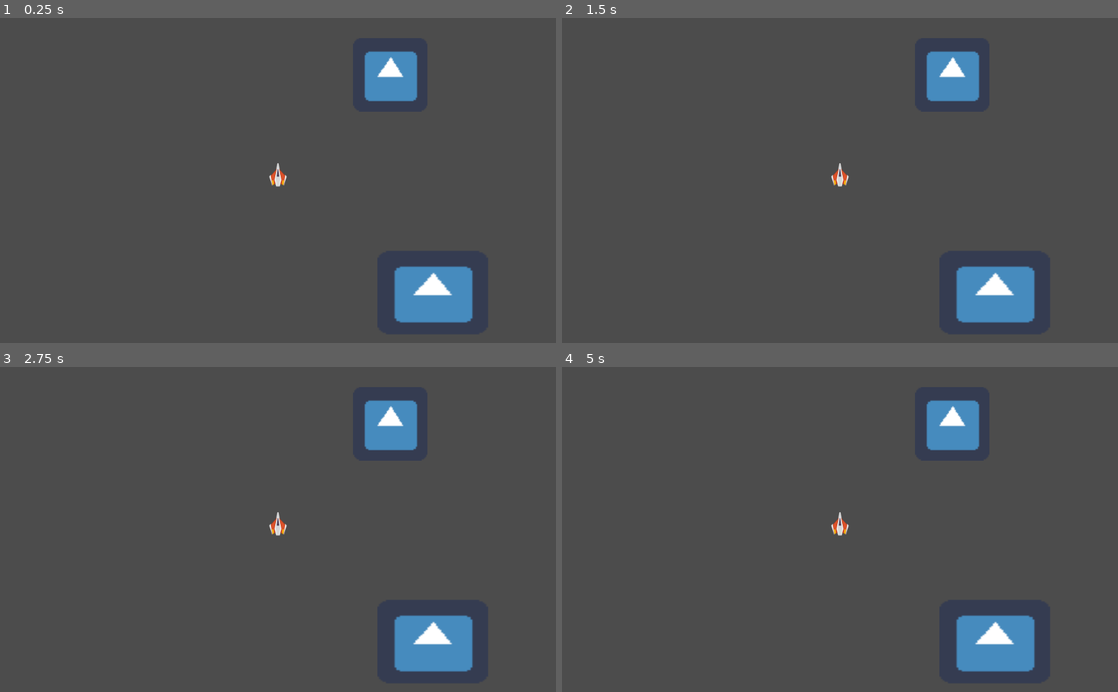
Above: before the commit, frames 1-4 (two rows, left to right).
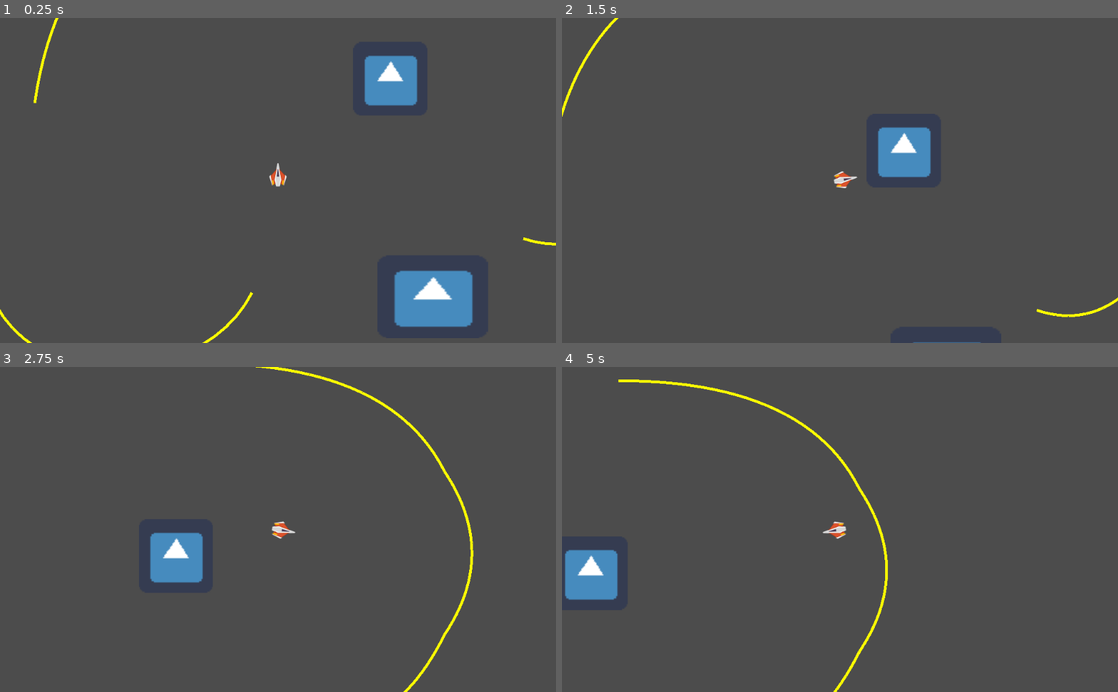
Above: after the commit, the same moments.

Repository: luluu9/Space-Race
Game: Godot game, scene res://game.tscn
The game is run twice, just before and just after one commit, with the same random seed, the same clock (stepped at 60 frames per second) and the same inputs. The engine's default icon, where the game draws it, is replaced by a stand-in: a white triangle on a blue panel in a dark square.
Inputs (mouse positions are in pixels of both pictures, inside the frame that each line leads up to):
- Up to frame 1 (0.25 s): no input
- Up to frame 2 (1.5 s): tap Enter at 0.5 s; move the mouse to (962, 164) at 0.52 s; hold D (RIGHT) 0.53-1.28 s; hold Ctrl 0.53-1.28 s; click (962, 164) at 0.67 s; move the mouse to (728, 196) at 1.27 s; hold A (LEFT) from 1.28 s (still down); tap Shift at 1.35 s
- Up to frame 3 (2.75 s): move the mouse to (333, 458) at 2.02 s; release A (LEFT) at 2.03 s; hold D (RIGHT) from 2.03 s (still down); hold Ctrl from 2.03 s (still down)
- Up to frame 4 (5 s): move the mouse to (812, 594) at 2.77 s; release D (RIGHT) at 2.78 s; release Ctrl at 2.78 s; hold W 2.78-3.53 s; tap Shift at 2.85, 4.35 s; click (812, 594) at 2.92 s; move the mouse to (1006, 578) at 3.52 s; hold Ctrl 3.53-4.28 s; hold A (LEFT) from 3.53 s (still down); tap N (MAP_CREATE) at 4.15 s; move the mouse to (673, 480) at 4.27 s; tap M (MAP_CSTARTPOINT) at 4.9 s

The runs differ from the first frame. In frame 1, 1.5% of the frame differs, in the area x 0-100%, y 0-100%; in frame 2, 5.9%; in frame 3, 6.1%; in frame 4, 6.4%, in the area x 0-85%, y 3-100%.
Error before the commit: Parse Error: The identifier "THRUST" isn't declared in the current scope. (res://PlayerBody.gd:47)

Commit message:
Resolve some remaining conflicts after the merge

Diff:
--- /dev/null
+++ b/Maps/Simple map.tscn
@@ -0,0 +1,109 @@
+[gd_scene load_steps=3 format=2]
+
+[ext_resource path="res://Map creator/bezier.gd" type="Script" id=1]
+[ext_resource path="res://Map creator/map.gd" type="Script" id=2]
+
+[node name="Simple map" type="StaticBody2D"]
+script = ExtResource( 2 )
+
+[node name="bezier_1" type="Node2D" parent="."]
+script = ExtResource( 1 )
+
+[node name="bezier_2" type="Node2D" parent="."]
+script = ExtResource( 1 )
+
+[node name="bezier_3" type="Node2D" parent="."]
+script = ExtResource( 1 )
+
+[node name="bezier_4" type="Node2D" parent="."]
+script = ExtResource( 1 )
+
+[node name="bezier_5" type="Node2D" parent="."]
+script = ExtResource( 1 )
+
+[node name="bezier_6" type="Node2D" parent="."]
+script = ExtResource( 1 )
+
+[node name="bezier_7" type="Node2D" parent="."]
+script = ExtResource( 1 )
+
+[node name="bezier_8" type="Node2D" parent="."]
+script = ExtResource( 1 )
+
+[node name="bezier_9" type="Node2D" parent="."]
+script = ExtResource( 1 )
+
+[node name="bezier_10" type="Node2D" parent="."]
+script = ExtResource( 1 )
+
+[node name="bezier_11" type="Node2D" parent="."]
+script = ExtResource( 1 )
+
+[node name="point_0" type="Node2D" parent="bezier_11"]
+position = Vector2( 1100, 400 )
+
+[node name="point_1" type="Node2D" parent="bezier_11"]
+position = Vector2( 1250, 450 )
+
+[node name="point_2" type="Node2D" parent="bezier_11"]
+position = Vector2( 1350, 250 )
+
+[node name="bezier_12" type="Node2D" parent="."]
+script = ExtResource( 1 )
+
+[node name="point_0" type="Node2D" parent="bezier_12"]
+position = Vector2( 1350, 250 )
+
+[node name="point_1" type="Node2D" parent="bezier_12"]
+position = Vector2( 1450, 100 )
+
+[node name="point_2" type="Node2D" parent="bezier_12"]
+position = Vector2( 1350, -50 )
+
+[node name="bezier_13" type="Node2D" parent="."]
+script = ExtResource( 1 )
+
+[node name="bezier_14" type="Node2D" parent="."]
+script = ExtResource( 1 )
+
+[node name="bezier_15" type="Node2D" parent="."]
+script = ExtResource( 1 )
+
+[node name="point_0" type="Node2D" parent="bezier_15"]
+position = Vector2( 1350, -50 )
+
+[node name="point_1" type="Node2D" parent="bezier_15"]
+position = Vector2( 1250, -250 )
+
+[node name="point_2" type="Node2D" parent="bezier_15"]
+position = Vector2( 906.188, -250 )
+
+[node name="bezier_16" type="Node2D" parent="."]
+script = ExtResource( 1 )
+
+[node name="point_0" type="Node2D" parent="bezier_16"]
+position = Vector2( 550, -250 )
+
+[node name="point_1" type="Node2D" parent="bezier_16"]
+position = Vector2( 250, -200 )
+
+[node name="point_2" type="Node2D" parent="bezier_16"]
+position = Vector2( 200, 150 )
+
+[node name="bezier_17" type="Node2D" parent="."]
+script = ExtResource( 1 )
+
+[node name="point_0" type="Node2D" parent="bezier_17"]
+position = Vector2( 100, 400 )
+
+[node name="point_1" type="Node2D" parent="bezier_17"]
+position = Vector2( 100, 700 )
+
+[node name="point_2" type="Node2D" parent="bezier_17"]
+position = Vector2( 500, 700 )
+
+[node name="point_3" type="Node2D" parent="bezier_17"]
+position = Vector2( 600, 500 )
+
+[node name="startpoint" type="Node2D" parent="."]
+position = Vector2( 582.688, 300 )
--- a/PlayerBody.gd
+++ b/PlayerBody.gd
@@ -13,7 +13,6 @@
 onready var thrust_ray = get_node("RayCast2D")
 
 func _physics_process(delta):
-
 	var THRUST = DEFAULT_THRUST
 	if thrust_ray.is_colliding():
 		var col_point = thrust_ray.get_collision_point()
@@ -28,37 +27,13 @@
 		rotation -= ROT_SPEED * delta
 	if Input.is_action_pressed("RIGHT"):
 		rotation += ROT_SPEED * delta
-	if Input.is_action_pressed("THRUST"):
-		MAX_SPEED = 1000
 
 	acceleration += velocity * FRICTION
 	acceleration.y += GRAVITY
 	velocity += acceleration * delta
-	#velocity = velocity.clamped(MAX_SPEED)
+	# velocity = velocity.clamped(MAX_SPEED)
 	var col = move_and_collide(velocity * delta)
 	if col:
 		var reflect = col.remainder.bounce(col.normal)
 		velocity = velocity.bounce(col.normal)*0.4
 		move_and_collide(reflect)
-
-
-func _on_Body_area_entered(area):
-	print("ENTERED")
-	THRUST = 0
-	rotation *= -1
-	velocity *= -1 * 1
-
-
-func _on_Body_area_exited(area):
-	print("EXITED")
-	THRUST = 600
-
-
-func _on_Thrust_zone_exited(area):
-	MAX_SPEED = 400
-	THRUST = 600
-
-
-func _on_Thrust_zone_entered(body):
-	MAX_SPEED = 1000
-	THRUST = 1200
--- a/game.tscn
+++ b/game.tscn
@@ -1,9 +1,10 @@
-[gd_scene load_steps=8 format=2]
+[gd_scene load_steps=6 format=2]
 
 [ext_resource path="res://game.gd" type="Script" id=1]
 [ext_resource path="res://icon.png" type="Texture" id=2]
 [ext_resource path="res://PlayerBody.gd" type="Script" id=3]
 [ext_resource path="res://ship_icon.png" type="Texture" id=4]
+[ext_resource path="res://Maps/Simple map.tscn" type="PackedScene" id=5]
 
 [node name="Node" type="Node"]
 script = ExtResource( 1 )
@@ -38,3 +39,7 @@
 [node name="RayCast2D" type="RayCast2D" parent="Player/Body"]
 enabled = true
 cast_to = Vector2( 0, 75 )
+
+[node name="Map" type="Node" parent="."]
+
+[node name="Simple map" parent="Map" instance=ExtResource( 5 )]
--- a/project.godot
+++ b/project.godot
@@ -10,7 +10,6 @@
 
 _global_script_classes=[  ]
 _global_script_class_icons={
-
 }
 
 [application]
